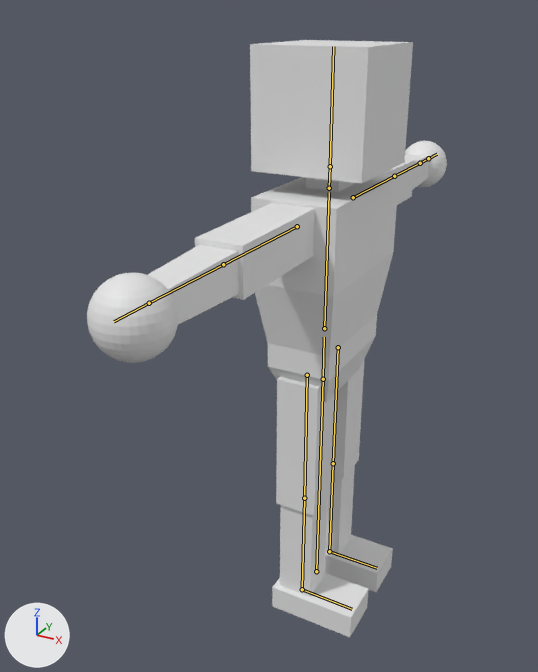
A saved change to the FBX model UntitledSkiGame/Assets/ProjectAssets/Art/Models/playermodel.fbx.
Rendered twice from a camera (50 mm lens) standing at (0.537, -1.195, 1.137) and looking at (-0.094, -0.049, 0.564). Every picture has the same lights, and +X, +Y and +Z are marked at lower left. The first picture is the older version. The bones that change, and the others that lie on the model, are drawn over the model as lines.
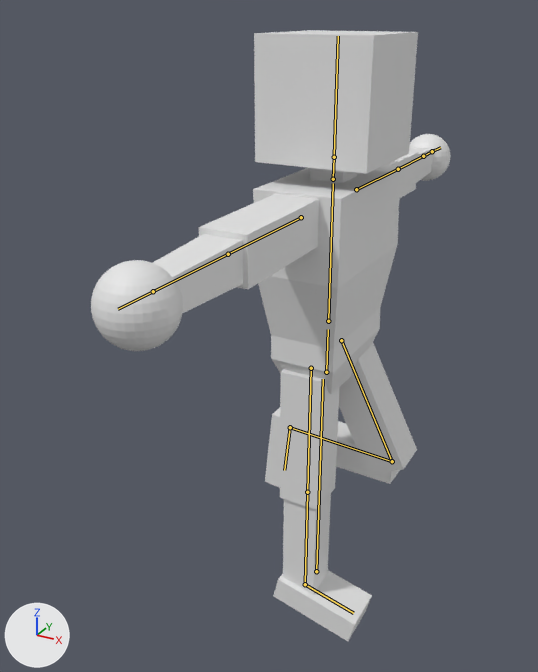
The newer file adds an action. The first version stands in its rest pose; the second is drawn at frame 21 of the action 'Armature|walking'.

What differs and where, as boxes (x1, y1, x2, y2) in the pictures (538 x 672 px):
```json
{"object": "Cube", "change": "posed", "before": [87, 40, 447, 637], "after": [91, 30, 450, 641]}
{"bone": "pelvis", "before": "(323, 379) to (324, 337)", "after": "(326, 372) to (328, 329)"}
{"bone": "RFoot", "before": "(302, 589) to (352, 609)", "after": "(305, 584) to (353, 613)"}
{"bone": "LLeg", "before": "(338, 347) to (333, 463)", "after": "(341, 340) to (392, 461)"}
{"bone": "LLowerLeg.002", "before": "(333, 463) to (329, 551)", "after": "(392, 461) to (290, 427)"}
{"bone": "LFoot", "before": "(329, 551) to (377, 568)", "after": "(290, 427) to (284, 470)"}
```

Edits to the scene script, one JSON object a line:
```json
{"block": "bone_pelvis", "where": "bone_pelvis = bpy.data.objects['Armature'].pose.bones['pelvis']  # child of 'root'"}
{"op": "set", "path": "bone_pelvis.location", "old": "(0.0, 0.0, 0.0)", "new": "(0.07, 0.16, -0.01)"}
{"block": "bone_rfoot", "where": "bone_rfoot = bpy.data.objects['Armature'].pose.bones['RFoot']  # child of 'LLowerLeg'"}
{"op": "set", "path": "bone_rfoot.rotation_quaternion", "old": "(1.0, 0.0, 0.0, 0.0)", "new": "(0.993, 0.118, 0.0, 0.0)", "note": "degrees (0, 0, 0) -> degrees (14, 0, 0)"}
{"block": "bone_lleg", "where": "bone_lleg = bpy.data.objects['Armature'].pose.bones['LLeg']  # child of 'pelvis'"}
{"op": "set", "path": "bone_lleg.rotation_quaternion", "old": "(1.0, 0.0, 0.0, 0.0)", "new": "(0.973, -0.23, 0.0, 0.0)", "note": "degrees (0, 0, 0) -> degrees (-27, 0, 0)"}
{"block": "bone_llowerleg_002", "where": "bone_llowerleg_002 = bpy.data.objects['Armature'].pose.bones['LLowerLeg.002']  # child of 'LLeg'"}
{"op": "set", "path": "bone_llowerleg_002.rotation_quaternion", "old": "(1.0, 0.0, 0.0, 0.0)", "new": "(0.501, 0.866, 0.0, 0.0)", "note": "degrees (0, 0, 0) -> degrees (120, 0, 0)"}
{"block": "bone_lfoot", "where": "bone_lfoot = bpy.data.objects['Armature'].pose.bones['LFoot']  # child of 'LLowerLeg.002'"}
{"op": "set", "path": "bone_lfoot.rotation_quaternion", "old": "(1.0, 0.0, 0.0, 0.0)", "new": "(1.0, 0.023, 0.0, 0.0)", "note": "degrees (0, 0, 0) -> degrees (3, 0, 0)"}
```
